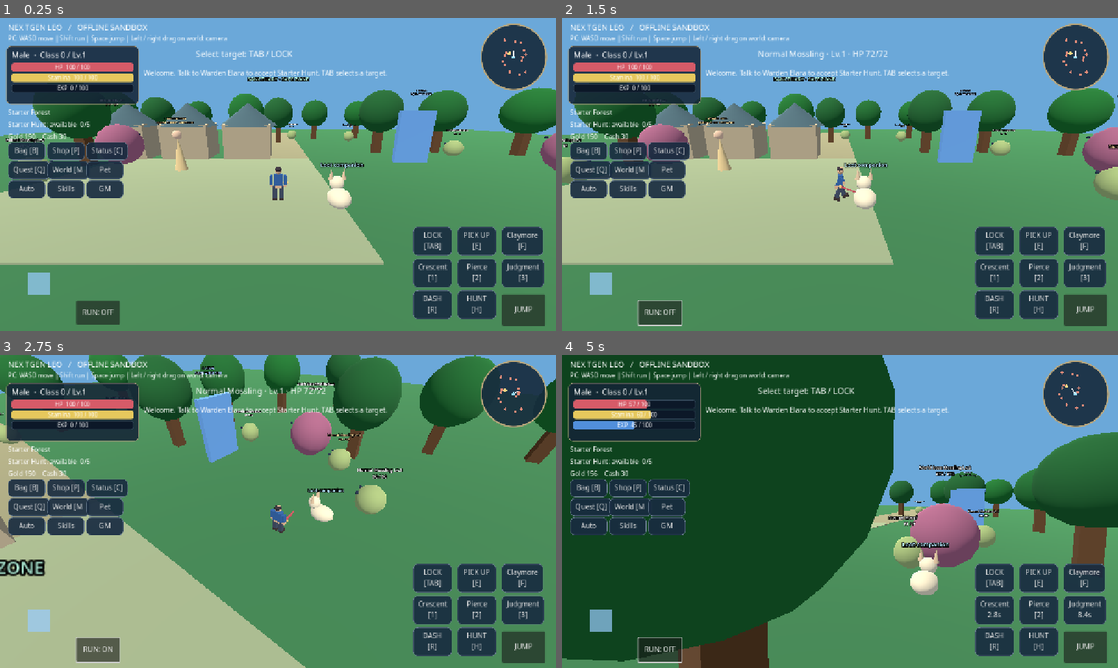
Above: before the commit, frames 1-4 (two rows, left to right).
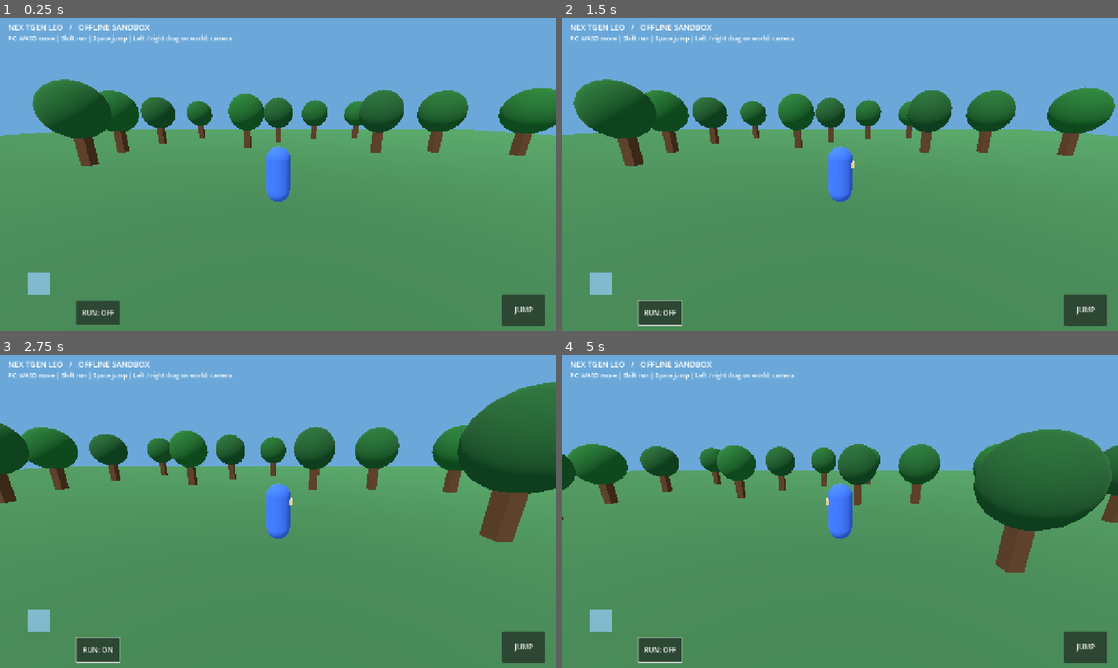
Above: after the commit, the same moments.

Repository: redfullmoon209-debug/NexTgenLeo
Game: Godot game, scene res://scenes/main.tscn
The game is run twice, just before and just after one commit, with the same random seed, the same clock (stepped at 60 frames per second) and the same inputs.
Inputs (mouse positions are in pixels of both pictures, inside the frame that each line leads up to):
- Up to frame 1 (0.25 s): no input
- Up to frame 2 (1.5 s): click "JUMP" at 0.5 s; tap Enter at 1.25 s; move the mouse to (962, 158) at 1.27 s; hold D from 1.28 s (still down); tap Tab at 1.35 s; click (962, 158) at 1.42 s
- Up to frame 3 (2.75 s): tap Space at 1.52 s; release D at 2 s; drag from (166, 527) to (250, 574) at 2.02 s
- Up to frame 4 (5 s): move the mouse to (895, 442) at 2.77 s; hold D 2.78-3.5 s; tap 1 at 2.85 s; drag from (812, 574) to (673, 464) at 3.52 s; move the mouse to (1006, 558) at 4.27 s; hold A from 4.28 s (still down); tap 3 at 4.35 s; tap Space at 4.52 s

The runs differ from the first frame. In frame 1, 42% of the frame differs, in the area x 0-100%, y 1-97%; in frame 2, 41%; in frame 3, 64%; in frame 4, 68%, in the area x 0-100%, y 0-100%.
Error after the commit: Parse Error: Cannot find member "transformed" in base "AABB". (res://scripts/gameplay.gd:128)

Commit message:
Preview imported female GLB in avatar builder

Diff:
--- a/scripts/gameplay.gd
+++ b/scripts/gameplay.gd
@@ -110,6 +110,28 @@
 	var height := GameState.height_meters()
 	avatar.scale = Vector3.ONE * height / 1.75
 	avatar.position.y = -0.85
+	# Preview the imported female mesh while retaining the procedural animation rig.
+	if GameState.gender == "Female":
+		var female_scene: PackedScene = load("res://assets/characters/female/Female.glb")
+		if female_scene != null:
+			var female_visual := female_scene.instantiate() as Node3D
+			if female_visual != null:
+				female_visual.name = "FemaleModel"
+				avatar.add_child(female_visual)
+				# Normalize the imported model to the existing 1.75 m avatar envelope.
+				var bounds := AABB()
+				var found := false
+				for child in female_visual.find_children("*", "MeshInstance3D", true, false):
+					var mesh_node := child as MeshInstance3D
+					if mesh_node.mesh == null:
+						continue
+					var local_bounds := mesh_node.get_aabb().transformed(female_visual.global_transform.affine_inverse() * mesh_node.global_transform)
+					bounds = bounds.merge(local_bounds) if found else local_bounds
+					found = true
+				if found and bounds.size.y > 0.001:
+					female_visual.scale = Vector3.ONE * (1.75 / bounds.size.y)
+					female_visual.position.y = -bounds.position.y * female_visual.scale.y
+					return
 	var skin := Color("d9ac83")
 	var cloth := Color("305e96") if GameState.gender == "Male" else Color("8567a2")
 	if "shirt" in GameState.equipped:
